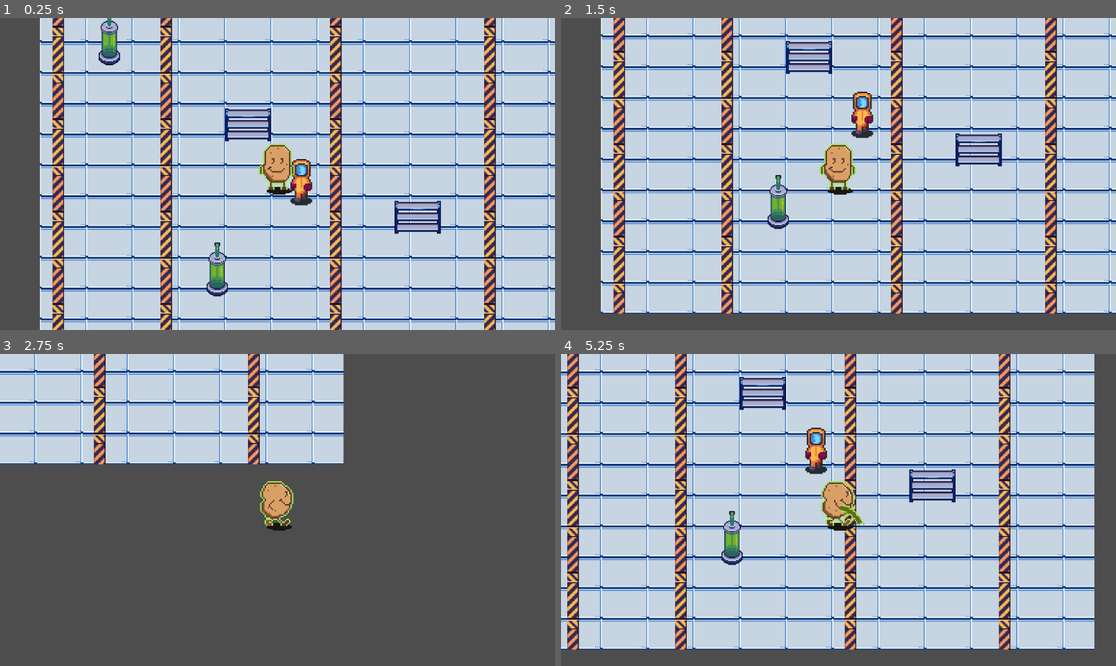
Above: before the commit, frames 1-4 (two rows, left to right).
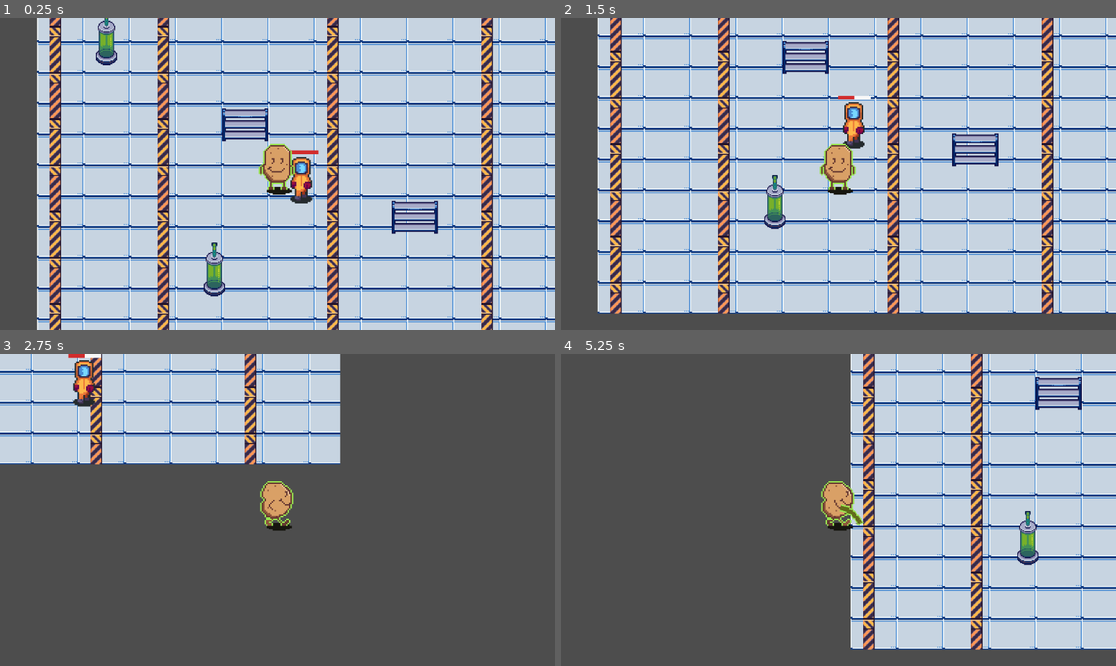
Above: after the commit, the same moments.

Repository: jaredazorbacay/mutato
Game: Godot game, scene res://scenes/main.tscn
Same seed, same stepped clock (60 frames per second), same inputs: the game is played once before the commit and once after it.
Inputs (mouse positions are in pixels of both pictures, inside the frame that each line leads up to):
- Up to frame 1 (0.25 s): no input
- Up to frame 2 (1.5 s): move the mouse to (960, 158) at 0.52 s; hold D (right) 0.53-1.28 s; click (960, 158) at 0.67 s; move the mouse to (727, 189) at 1.27 s; hold S (down) from 1.28 s (still down)
- Up to frame 3 (2.75 s): move the mouse to (333, 441) at 2.02 s; release S (down) at 2.03 s; hold D (right) from 2.03 s (still down)
- Up to frame 4 (5.25 s): move the mouse to (810, 572) at 2.77 s; release D (right) at 2.78 s; hold W (up) 2.78-3.53 s; click (810, 572) at 2.92 s; move the mouse to (1005, 556) at 3.52 s; hold A (left) 3.53-5.03 s; move the mouse to (672, 463) at 4.27 s; move the mouse to (866, 510) at 5.02 s; hold S (down) from 5.03 s (still down); click (866, 510) at 5.17 s

The runs differ from the first frame. In frame 1, 19% of the frame differs, in the area x 6-100%, y 0-100%; in frame 2, 19%; in frame 3, 4.2%; in frame 4, 64%, in the area x 0-100%, y 0-95%.

Commit message:
Basic Enemy

Diff:
--- a/project.godot
+++ b/project.godot
@@ -14,6 +14,10 @@
 run/main_scene="uid://dohdfo3is8htf"
 config/features=PackedStringArray("4.6", "Mobile")
 config/icon="res://icon.svg"
+
+[global_group]
+
+player=""
 
 [input]
 
--- /dev/null
+++ b/scenes/health_bar.tscn
@@ -0,0 +1,29 @@
+[gd_scene format=3 uid="uid://dtsvsjjyig0e1"]
+
+[sub_resource type="StyleBoxFlat" id="StyleBoxFlat_iwqyq"]
+bg_color = Color(0.97, 0.97, 0.97, 1)
+
+[sub_resource type="StyleBoxFlat" id="StyleBoxFlat_1bvlm"]
+bg_color = Color(0.82, 0.17219998, 0.17219998, 1)
+
+[node name="HealthBar" type="Control" unique_id=945588623]
+layout_mode = 3
+anchors_preset = 15
+anchor_right = 1.0
+anchor_bottom = 1.0
+grow_horizontal = 2
+grow_vertical = 2
+
+[node name="ProgressBar" type="ProgressBar" parent="." unique_id=1475901319]
+layout_mode = 0
+offset_left = -57.0
+offset_top = -7.0
+offset_right = 57.0
+offset_bottom = 6.0
+theme_override_colors/font_color = Color(0.82, 0.22139998, 0.23137651, 1)
+theme_override_styles/background = SubResource("StyleBoxFlat_iwqyq")
+theme_override_styles/fill = SubResource("StyleBoxFlat_1bvlm")
+value = 50.0
+allow_greater = true
+allow_lesser = true
+show_percentage = false
--- a/scenes/player.tscn
+++ b/scenes/player.tscn
@@ -379,7 +379,7 @@
 [sub_resource type="CircleShape2D" id="CircleShape2D_oprun"]
 radius = 9.0
 
-[node name="Player" type="CharacterBody2D" unique_id=1883848433]
+[node name="Player" type="CharacterBody2D" unique_id=1883848433 groups=["player"]]
 z_index = 10
 scale = Vector2(5, 5)
 script = ExtResource("1_g2els")
--- a/scenes/scientist.tscn
+++ b/scenes/scientist.tscn
@@ -2,6 +2,7 @@
 
 [ext_resource type="Script" uid="uid://vha2qofyh5bp" path="res://scripts/enemy/scientist.gd" id="1_bcf38"]
 [ext_resource type="Texture2D" uid="uid://b0tpjjx17fgn8" path="res://assets/sprites/LabNPCs.png" id="2_8y8wj"]
+[ext_resource type="PackedScene" uid="uid://dtsvsjjyig0e1" path="res://scenes/health_bar.tscn" id="3_8y8wj"]
 
 [sub_resource type="AtlasTexture" id="AtlasTexture_md0e3"]
 atlas = ExtResource("2_8y8wj")
@@ -43,8 +44,13 @@
 
 [node name="AnimatedSprite2D" type="AnimatedSprite2D" parent="." unique_id=1525215028]
 sprite_frames = SubResource("SpriteFrames_8tegq")
-frame_progress = 0.0050569377
+frame_progress = 0.5338155
 
 [node name="CollisionShape2D" type="CollisionShape2D" parent="." unique_id=166521727]
 position = Vector2(-1, 7)
 shape = SubResource("CapsuleShape2D_c4w8v")
+
+[node name="HealthBar" parent="." unique_id=945588623 instance=ExtResource("3_8y8wj")]
+offset_top = -11.0
+offset_bottom = -11.0
+scale = Vector2(0.2, 0.2)
--- a/scenes/whip.tscn
+++ b/scenes/whip.tscn
@@ -77,7 +77,7 @@
 }]
 
 [sub_resource type="RectangleShape2D" id="RectangleShape2D_h8dkq"]
-size = Vector2(172, 20)
+size = Vector2(169, 20)
 
 [node name="Whip" type="Node2D" unique_id=1317637477]
 
@@ -93,5 +93,5 @@
 collision_mask = 4
 
 [node name="CollisionShape2D" type="CollisionShape2D" parent="Area2D" unique_id=600844380]
-position = Vector2(86, 1)
+position = Vector2(84.5, 1)
 shape = SubResource("RectangleShape2D_h8dkq")
--- a/scripts/enemy/scientist.gd
+++ b/scripts/enemy/scientist.gd
@@ -1,6 +1,25 @@
 extends CharacterBody2D
 
+@onready var player = $/root/Main/Player
+var speed : int
+var health: int
+
+func _ready() -> void:
+	speed = 200
+	health = 100
+	$HealthBar/ProgressBar.value = health
 
 func take_damage(damage: int) -> void:
-	print(damage)
-	pass
+	health -= damage
+	$HealthBar/ProgressBar.value = health
+	if (health <= 0):
+		queue_free()
+
+func _physics_process(delta: float) -> void:
+	if global_position.distance_to(player.global_position) < 500:
+		# Calculate the direction from enemy to player
+		var direction: Vector2 = global_position.direction_to(player.global_position)
+
+		# Set velocity and move
+		velocity = direction * speed
+		move_and_slide()
--- a/scripts/player.gd
+++ b/scripts/player.gd
@@ -34,11 +34,10 @@
 			yDirection = "U"
 		else: yDirection = ""
 
+	$AnimatedSprite2D.animation =  "run" + yDirection + xDirection
 	if velocity.length() !=0:
-		$AnimatedSprite2D.animation =  "run" + yDirection + xDirection
 		$AnimatedSprite2D.play()
 	else:
-		$AnimatedSprite2D.animation =  "run" + yDirection + xDirection
 		$AnimatedSprite2D.stop()
 		$AnimatedSprite2D.frame = 1
 
